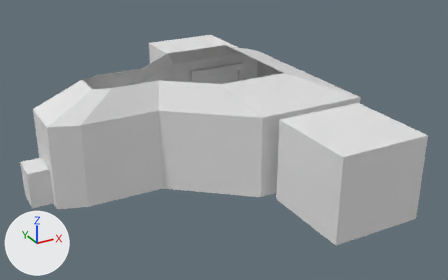
The Blender file art/spaceship_interior.blend: old version first, new version second.
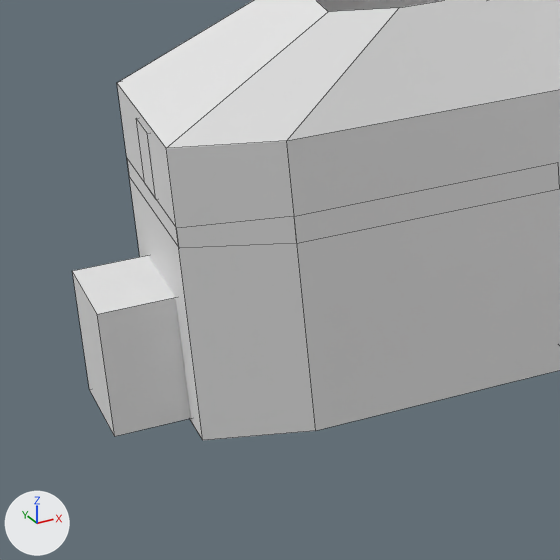
Each version appears first whole from a camera (50 mm lens) standing at (-15.99, -50.63, 27.2) and looking at (10.3, -2.83, 3.3), and next in a close-up on the part from 0% to 35% of the width and 31% to 87% of the height. Lighting does not change. The marker at lower left points along +X, +Y and +Z. The close-ups show mesh edges as thin lines.

Objects in the first close-up: 'Cube.004-col', 'Plane-col'.
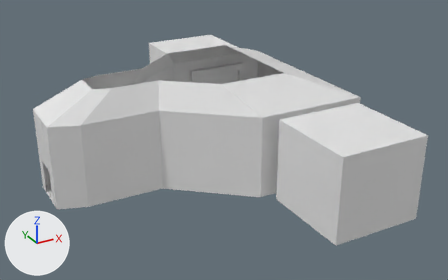
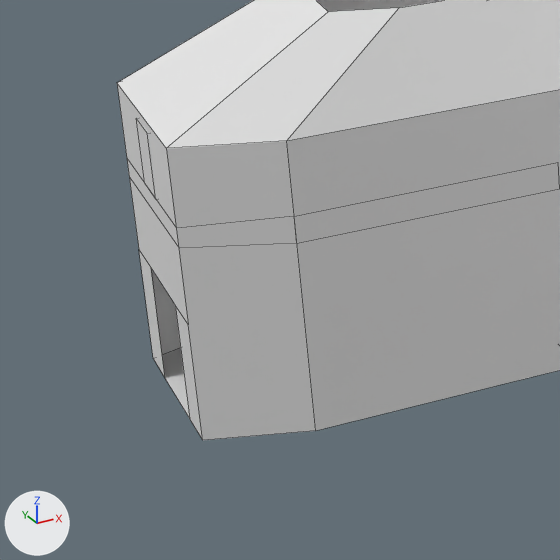
Where the change shows, as pixel boxes (x1, y1, x2, y2) in the close-ups (560 x 560 px):
'Plane-col', reshaped: before (72, 0, 560, 440); after (117, 0, 560, 440)
part 1 of me_plane, cut back: before (72, 84, 316, 440); after (117, 84, 316, 440)

What the commit changed:
me_plane is used by ob_plane_col; location (0.0, -0.01, 0.0); scale (8.98, 7.42, 8.98).
me_plane had 50 vertices, 40 faces and spanned x -0.88..2.37, y -1.22..1.22, z 0.0..1.11.
me_plane now has 48 vertices, 36 faces and spans x -0.67..2.37, y -1.22..1.22, z 0.0..1.11.
Part 1, on me_plane:
8 vertices are removed from x -0.88..-0.66, y -0.18..0.18, z 0.01..0.38.
10 faces are deleted.
6 vertices are added at (-0.67, 0.33, 0.35), (-0.67, -0.33, 0.35), (-0.67, 0.16, 0.35), (-0.67, -0.16, 0.35), (-0.67, 0.16, 0.0), (-0.67, -0.16, 0.0).
6 new faces join them.
